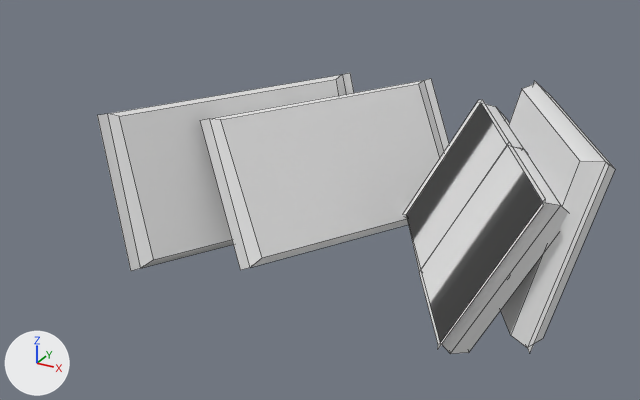
The FBX model Objects/WrapPitta/Pitta.fbx as it was, and as the next commit left it.
Camera for both pictures: a camera (50 mm lens) standing at (0.757, -0.776, 0.255) and looking at (0.352, -0.039, -0.114). The lights are fixed; the arrows at lower left show +X, +Y and +Z. Mesh edges are drawn as thin lines. Where no turn or scale is listed for an object, it has been applied to the vertices.

The first picture shows 'E2_ST4_EM4_I1', 'E2_ST4_EM4_I2', 'E2_ST4_EM4_I3', 'E2_ST4_EM4_I4'.
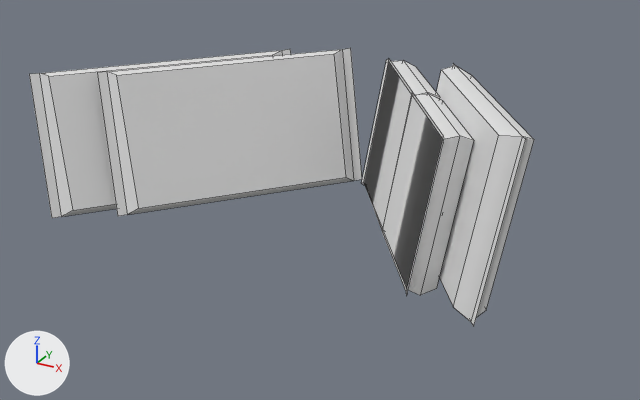
Where the newer file only moved an object's origin or applied its transform, the numbers keep the older frame.

The change, as a list of edits to the scene's bpy script:
```text
Change me_cube_073:
    where me_cube_073.from_pydata(...)  # 48 vertices, 16 faces; spans x 0.125..0.352, y -0.283..-0.112, z -0.667..0.667
    used by ob_e2_st4_em4_i4; location = (0.1214, -0.2075, 0.06); rotation_euler = (1.047, 0.0, 1.047), in degrees (60, 0, 60); scale = (1.28, 0.906, 0.0112)
    me_cube_073 part 2: the loose piece of 16 vertices spanning x 0.125..0.352, y -0.283..-0.112, z -0.667..0.667 is scaled about its middle by (0.793, 1.1, 2), then moved by (-0.239, 0.197, 0.0)
Change me_cube_095:
    where me_cube_095.from_pydata(...)  # 46 vertices, 18 faces; spans x -0.078..0.078, y -0.111..0.11, z -0.081..0.083
    used by ob_e2_st4_em4_i2; location = (0.5724, -0.045, -0.07)
    me_cube_095 part 1: the loose piece of 16 vertices spanning x -0.078..0.078, y -0.111..0.11, z -0.081..0.083 is multiplied about its middle by the matrix ((0.356, 0.868, -0.346), (0.86, -0.449, -0.242), (-0.366, -0.211, -0.906)), then moved by (-0.067, 0.001, 0.007)
Change ob_e2_st4_em4_i1:
    ob_e2_st4_em4_i1.location: (0.273, -0.052, -0.085) -> (0.1632, -0.03, -0.0717)
    ob_e2_st4_em4_i1.rotation_euler: (1.222, 0.0, 1.047) -> (1.309, 0.0, 0.873)  # degrees (70, 0, 60) -> degrees (75, 0, 50)
Change ob_e2_st4_em4_i3:
    ob_e2_st4_em4_i3.location: (0.4928, 0.0028, -0.09) -> (0.4024, 0.0455, -0.0717)
    ob_e2_st4_em4_i3.rotation_euler: (1.047, 0.0, -1.047) -> (1.396, 0.0, -0.96)  # degrees (60, 0, -60) -> degrees (80, 0, -55)
Change ob_e2_st4_em4_i4:
    ob_e2_st4_em4_i4.location: (0.1214, -0.2075, 0.06) -> (0.2224, 0.0079, -0.0715)
    ob_e2_st4_em4_i4.rotation_euler: (1.047, 0.0, 1.047) -> (1.309, 0.0, 0.873)  # degrees (60, 0, 60) -> degrees (75, 0, 50)
    ob_e2_st4_em4_i4.scale: (1.28, 0.906, 0.0112) -> (1.61, 0.826, 0.00562)
```

Where the change shows, as pixel boxes (x1, y1, x2, y2) in the pictures (640 x 400 px):
'E2_ST4_EM4_I4', reshaped, moved, turned, rescaled
    before: (200, 79, 449, 270)
    after: (97, 48, 362, 216)
'E2_ST4_EM4_I3', moved, turned
    before: (403, 100, 568, 354)
    after: (362, 59, 474, 295)
'E2_ST4_EM4_I1', moved, turned
    before: (97, 73, 354, 271)
    after: (29, 49, 291, 218)
'E2_ST4_EM4_I2', reshaped (14% narrower)
    before: (501, 81, 615, 353)
    after: (436, 64, 534, 326)
